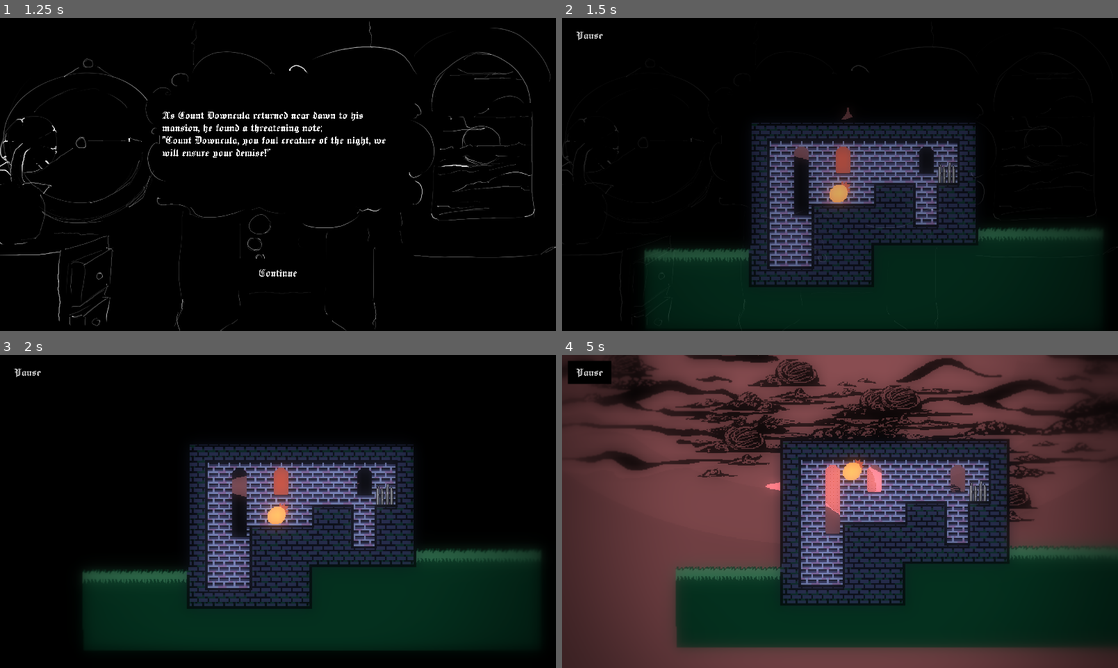
Above: before the commit, frames 1-4 (two rows, left to right).
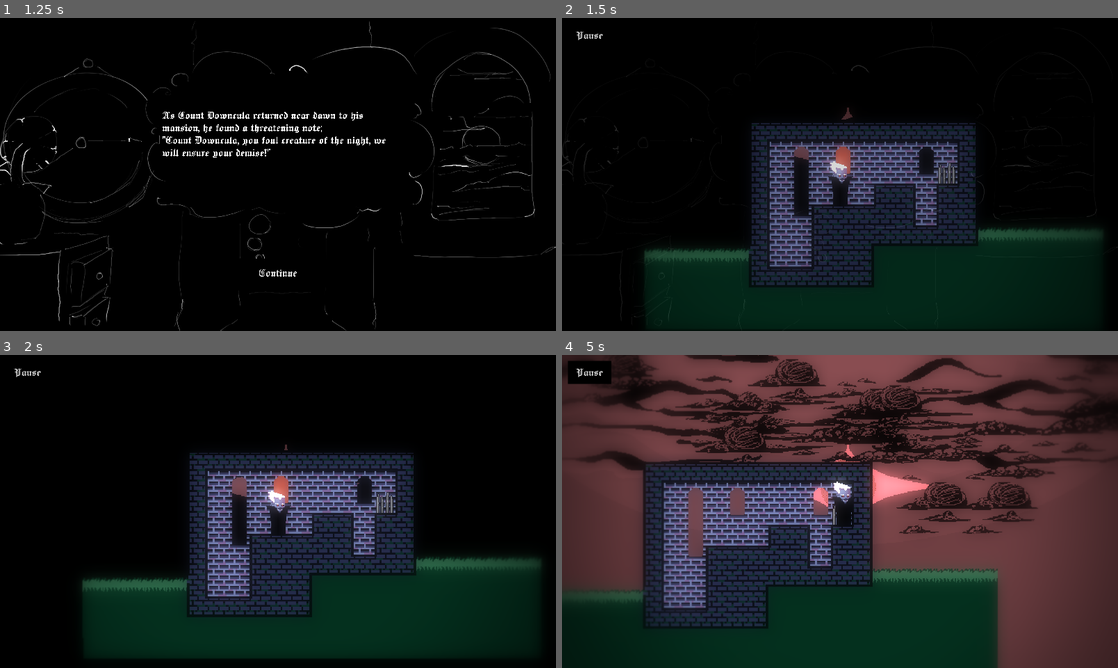
Above: after the commit, the same moments.

Repository: Agecaf/gmtk26-jamgame
Game: Godot game, scene res://main.tscn
Two runs of this game, one before a commit and one after it. Both use one fixed random seed, a clock stepped at 60 frames per second and the inputs below.
Inputs:
- Up to frame 1 (1.25 s): click "New Game" at 0.5 s
- Up to frame 2 (1.5 s): click "Continue" at 1.25 s
- Up to frame 3 (2 s): no input
- Up to frame 4 (5 s): tap Enter (ui_accept) at 2 s; hold W (jump) 2.03-2.78 s; hold D (right) 2.03-3.53 s; tap S (crouch) at 2.1, 3.05, 3.6, 4.55 s; tap W (jump) at 2.85, 3.02, 3.32, 4.52, 4.82 s; hold A (left) 3.53-4.28 s; hold W (jump) 3.53-4.28 s; hold D (right) from 4.28 s (still down); tap Backspace at 4.35 s

Frame 1 is identical in both runs. In frame 2, 3.7% of the frame differs, in the area x 31-78%, y 33-86%; in frame 3, 17%; in frame 4, 44%, in the area x 0-100%, y 26-100%.

Commit message:
Update character sprite and collider with new assets, implement character form changing, make character face the direction of motion

Diff:
--- a/game/player/player.gd
+++ b/game/player/player.gd
@@ -11,6 +11,11 @@
 	GLIDING_BAT,
 	FALLING,
 	FALLING_BAT,
+}
+
+enum Form {
+	VAMPIRE,
+	BAT,
 }
 
 @export_range(25, 500, 25) var run_speed: float = 250
@@ -43,10 +48,12 @@
 @export_range(0.05, 0.5, 0.05) var wall_jump_min_buildup_time: float = 0.25
 @export_range(0.05, 0.5, 0.05) var wall_jump_cooldown: float = 0.1
 
+var sprite: Sprite2D:
+	get: return $Sprite
+var collider: CollisionShape2D:
+	get: return $Collider
 var wall_detector: RayCast2D:
 	get: return $WallDetector
-var collider: CollisionShape2D:
-	get: return $Collider
 
 var x_min: float:
 	get: return 0
@@ -58,6 +65,7 @@
 var y_max: float:
 	get: return get_viewport_rect().size.y
 
+var player_scene: PlayerScene
 var player_state: PlayerState
 var player_motion: PlayerMotion
 var player_triggers: PlayerTriggers
@@ -67,16 +75,20 @@
 
 var previous_state: State
 var current_state: State
+var current_form: Form
+var current_facing: Enums.Direction
 
 
 # For callbacks, auxiliary scripts are executed in the order defined here
 func _init() -> void:
+	player_scene = PlayerScene.new()
 	player_state = PlayerState.new()
 	player_motion = PlayerMotion.new()
 	player_triggers = PlayerTriggers.new()
 	player_sound = PlayerSound.new()
 
 	script_order.append_array([
+		player_scene,
 		player_state,
 		player_motion,
 		player_triggers,
@@ -88,6 +100,8 @@
 
 	previous_state = State.IDLE
 	current_state = State.IDLE
+	current_form = Form.VAMPIRE
+	current_facing = Enums.Direction.RIGHT
 
 
 # Each auxiliary script can implement a different part of _ready()
@@ -123,8 +137,22 @@
 		script._on_player_reset()
 
 
+# Each auxiliary script can implement a different part of face()
+func face(direction: Enums.Direction) -> void:
+	if direction == Enums.Direction.NONE:
+		return
+
+	current_facing = direction
+
+	for script: Resource in script_order:
+		script._on_player_face(direction)
+
+
 # Each auxiliary script can implement a different part of change_state()
 func change_state(state: State) -> void:
+	if current_state == state:
+		return
+
 	previous_state = current_state
 	current_state = state
 
@@ -132,7 +160,21 @@
 		script._on_player_change_state(state)
 
 
+# Each auxiliary script can implement a different part of change_form()
+func change_form(form: Form) -> void:
+	if current_form == form:
+		return
+
+	current_form = form
+
+	for script: Resource in script_order:
+		script._on_player_change_form(form)
+
+
+
 func _on_hurtbox_component_entered(area: Area2D) -> void:
-	if area is HitboxComponent:
-		for script: Resource in script_order:
-			script._on_player_hurt()
+	if area is not HitboxComponent:
+		return
+
+	for script: Resource in script_order:
+		script._on_player_hurt()
--- a/game/player/player.tscn
+++ b/game/player/player.tscn
@@ -1,24 +1,55 @@
 [gd_scene format=3 uid="uid://cvkdh0efsttia"]
 
 [ext_resource type="Script" uid="uid://rw8x3p1wrwvw" path="res://game/player/player.gd" id="1_b2mth"]
-[ext_resource type="Texture2D" uid="uid://donc40djv2yx" path="res://assets/art/tilesets/item_berry_placeholder.png" id="2_8soms"]
+[ext_resource type="Texture2D" uid="uid://7ep5vyi383k7" path="res://assets/art/player/vampire_atlas.tres" id="2_b2mth"]
+[ext_resource type="Texture2D" uid="uid://dmbsquk3jpcci" path="res://assets/art/player/bat.png" id="3_8soms"]
 
-[sub_resource type="CircleShape2D" id="CircleShape2D_11l1m"]
-radius = 11.0
+[sub_resource type="AtlasTexture" id="AtlasTexture_w4pk1"]
+atlas = ExtResource("3_8soms")
 
-[sub_resource type="CircleShape2D" id="CircleShape2D_8soms"]
-radius = 11.0
+[sub_resource type="RectangleShape2D" id="RectangleShape2D_8soms"]
+size = Vector2(18, 44)
+
+[sub_resource type="RectangleShape2D" id="RectangleShape2D_dnwxg"]
+size = Vector2(18, 12)
+
+[sub_resource type="RectangleShape2D" id="RectangleShape2D_bt2uc"]
+size = Vector2(16, 42)
 
 [node name="Player" type="CharacterBody2D" unique_id=716552642]
 collision_mask = 12
 script = ExtResource("1_b2mth")
 
-[node name="Sprite" type="Sprite2D" parent="." unique_id=919094306]
-texture = ExtResource("2_8soms")
+[node name="Sprite" type="Sprite2D" parent="." unique_id=1378746549]
+texture = ExtResource("2_b2mth")
+hframes = 9
+vframes = 8
 
-[node name="Collider" type="CollisionShape2D" parent="." unique_id=598347343]
-position = Vector2(-2, 2)
-shape = SubResource("CircleShape2D_11l1m")
+[node name="VampireSprite" type="Sprite2D" parent="." unique_id=2106957548]
+visible = false
+texture = ExtResource("2_b2mth")
+hframes = 9
+vframes = 8
+
+[node name="BatSprite" type="Sprite2D" parent="." unique_id=1159017955]
+visible = false
+texture = SubResource("AtlasTexture_w4pk1")
+hframes = 2
+vframes = 2
+
+[node name="Collider" type="CollisionShape2D" parent="." unique_id=1086390364]
+position = Vector2(0.5, 2)
+shape = SubResource("RectangleShape2D_8soms")
+
+[node name="VampireCollider" type="CollisionShape2D" parent="." unique_id=598347343]
+visible = false
+position = Vector2(0.5, 2)
+shape = SubResource("RectangleShape2D_8soms")
+
+[node name="BatCollider" type="CollisionShape2D" parent="." unique_id=180677197]
+visible = false
+position = Vector2(0.5, -4)
+shape = SubResource("RectangleShape2D_dnwxg")
 
 [node name="WallDetector" type="RayCast2D" parent="." unique_id=1753431483]
 collision_mask = 4294901760
@@ -27,8 +58,10 @@
 collision_mask = 12
 
 [node name="Collider" type="CollisionShape2D" parent="HurtboxComponent" unique_id=74269873]
-position = Vector2(-2, 2)
-shape = SubResource("CircleShape2D_8soms")
+position = Vector2(0.5, 3)
+shape = SubResource("RectangleShape2D_bt2uc")
 debug_color = Color(0.93165994, 2.4065375e-05, 0.65390545, 0.41960785)
 
+[node name="Animator" type="AnimationPlayer" parent="." unique_id=1439977376]
+
 [connection signal="area_entered" from="HurtboxComponent" to="." method="_on_hurtbox_component_entered"]
--- a/game/player/player_motion.gd
+++ b/game/player/player_motion.gd
@@ -89,10 +89,20 @@
 
 	player.velocity.y = minf(player.max_fall_speed, player.velocity.y)
 
+	if player.velocity.x > 10:
+		player.face(Enums.Direction.RIGHT)
+
+	elif player.velocity.x < -10:
+		player.face(Enums.Direction.LEFT)
+
 	cached_velocity = player.velocity
 
 
 func _on_player_reset() -> void:
+	pass
+
+
+func _on_player_face(_direction: Enums.Direction) -> void:
 	pass
 
 
@@ -108,5 +118,9 @@
 		wall_jump_steering_cooldown = player.wall_jump_cooldown
 
 
+func _on_player_change_form(_form: Player.Form) -> void:
+	pass
+
+
 func _on_player_hurt() -> void:
 	pass
--- /dev/null
+++ b/game/player/player_scene.gd
@@ -0,0 +1,78 @@
+# This sub-script is for Player logic that involves:
+# • Manipulating objects in the scene tree under the Player
+class_name PlayerScene extends Resource
+
+
+# This accessor is set on Player._init(), treat as read-only
+var player: Player
+
+
+func _on_player_ready() -> void:
+	pass
+
+
+func _on_player_process(_delta: float) -> void:
+	pass
+
+
+func _on_player_physics_process(_delta: float) -> void:
+	pass
+
+
+func _on_player_reset() -> void:
+	player.face(Enums.Direction.RIGHT)
+
+
+func _on_player_face(direction: Enums.Direction) -> void:
+	match direction:
+		Enums.Direction.RIGHT:
+			player.sprite.scale = Vector2.ONE
+			player.collider.scale = Vector2.ONE
+
+		Enums.Direction.LEFT:
+			player.sprite.scale = Vector2(-1, 1)
+			player.collider.scale = Vector2(-1, 1)
+
+
+func _on_player_change_state(_state: Player.State) -> void:
+	pass
+
+
+func _on_player_change_form(form: Player.Form) -> void:
+	player.sprite.hide()
+	player.collider.hide()
+
+	player.sprite.queue_free.call_deferred()
+	player.collider.queue_free.call_deferred()
+
+	player.remove_child(player.sprite)
+	player.remove_child(player.collider)
+
+	var new_sprite: Sprite2D
+	var new_collider: CollisionShape2D
+
+	match form:
+		Player.Form.VAMPIRE:
+			new_sprite = player.get_node(^'VampireSprite').duplicate()
+			new_collider = player.get_node(^'VampireCollider').duplicate()
+		Player.Form.BAT:
+			new_sprite = player.get_node(^'BatSprite').duplicate()
+			new_collider = player.get_node(^'BatCollider').duplicate()
+
+	new_sprite.name = &'Sprite'
+	new_collider.name = &'Collider'
+
+	player.add_child(new_sprite)
+	player.add_child(new_collider)
+
+	player.move_child(new_sprite, 0)
+	player.move_child(new_collider, 1)
+
+	new_sprite.show()
+	new_collider.show()
+
+	player.face(player.current_facing)
+
+
+func _on_player_hurt() -> void:
+	pass
--- a/game/player/player_sound.gd
+++ b/game/player/player_sound.gd
@@ -20,6 +20,10 @@
 
 
 func _on_player_reset() -> void:
+	pass
+
+
+func _on_player_face(_direction: Enums.Direction) -> void:
 	pass
 
 
@@ -55,5 +59,9 @@
 			SFX.play(SFX.GLIDE_BAT)
 
 
+func _on_player_change_form(_form: Player.Form) -> void:
+	pass
+
+
 func _on_player_hurt() -> void:
 	SFX.play(SFX.HURT)
--- a/game/player/player_state.gd
+++ b/game/player/player_state.gd
@@ -128,10 +128,40 @@
 	pass
 
 
+func _on_player_face(_direction: Enums.Direction) -> void:
+	pass
+
+
 func _on_player_change_state(state: Player.State) -> void:
 	match state:
+		Player.State.IDLE:
+			player.change_form(Player.Form.VAMPIRE)
+
 		Player.State.HANGING:
+			player.change_form(Player.Form.VAMPIRE)
 			wall_jump_cooldown_remaining = player.wall_jump_cooldown
+
+		Player.State.JUMPING:
+			player.change_form(Player.Form.VAMPIRE)
+
+		Player.State.JUMPING_BAT:
+			player.change_form(Player.Form.BAT)
+
+		Player.State.GLIDING:
+			player.change_form(Player.Form.VAMPIRE)
+
+		Player.State.GLIDING_BAT:
+			player.change_form(Player.Form.BAT)
+
+		Player.State.FALLING:
+			player.change_form(Player.Form.VAMPIRE)
+
+		Player.State.FALLING_BAT:
+			player.change_form(Player.Form.BAT)
+
+
+func _on_player_change_form(_form: Player.Form) -> void:
+	pass
 
 
 func _on_player_hurt() -> void:
--- a/game/player/player_triggers.gd
+++ b/game/player/player_triggers.gd
@@ -25,7 +25,15 @@
 	pass
 
 
+func _on_player_face(_direction: Enums.Direction) -> void:
+	pass
+
+
 func _on_player_change_state(_state: Player.State) -> void:
+	pass
+
+
+func _on_player_change_form(_form: Player.Form) -> void:
 	pass
 
 
Not shown, added: game/player/player_scene.gd.uid
